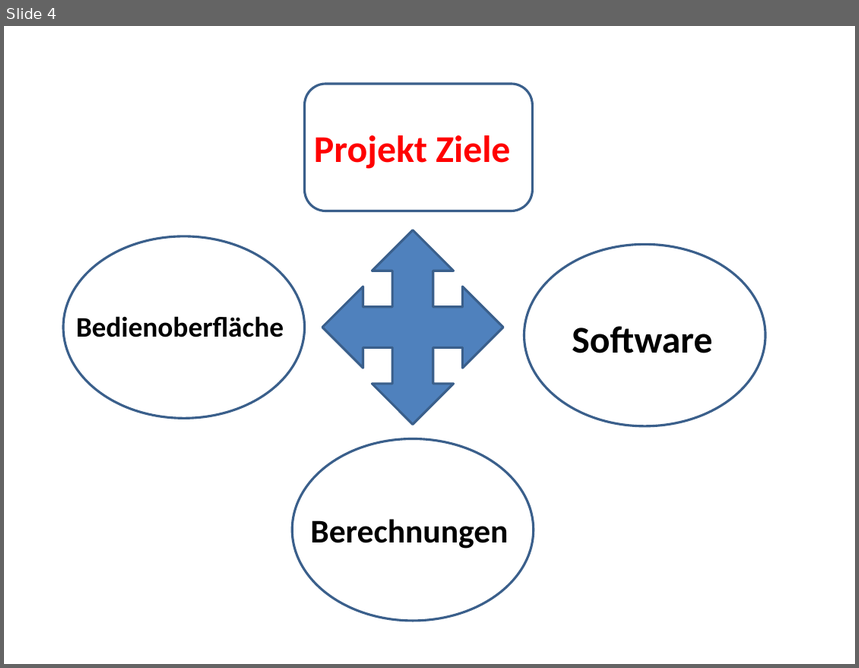
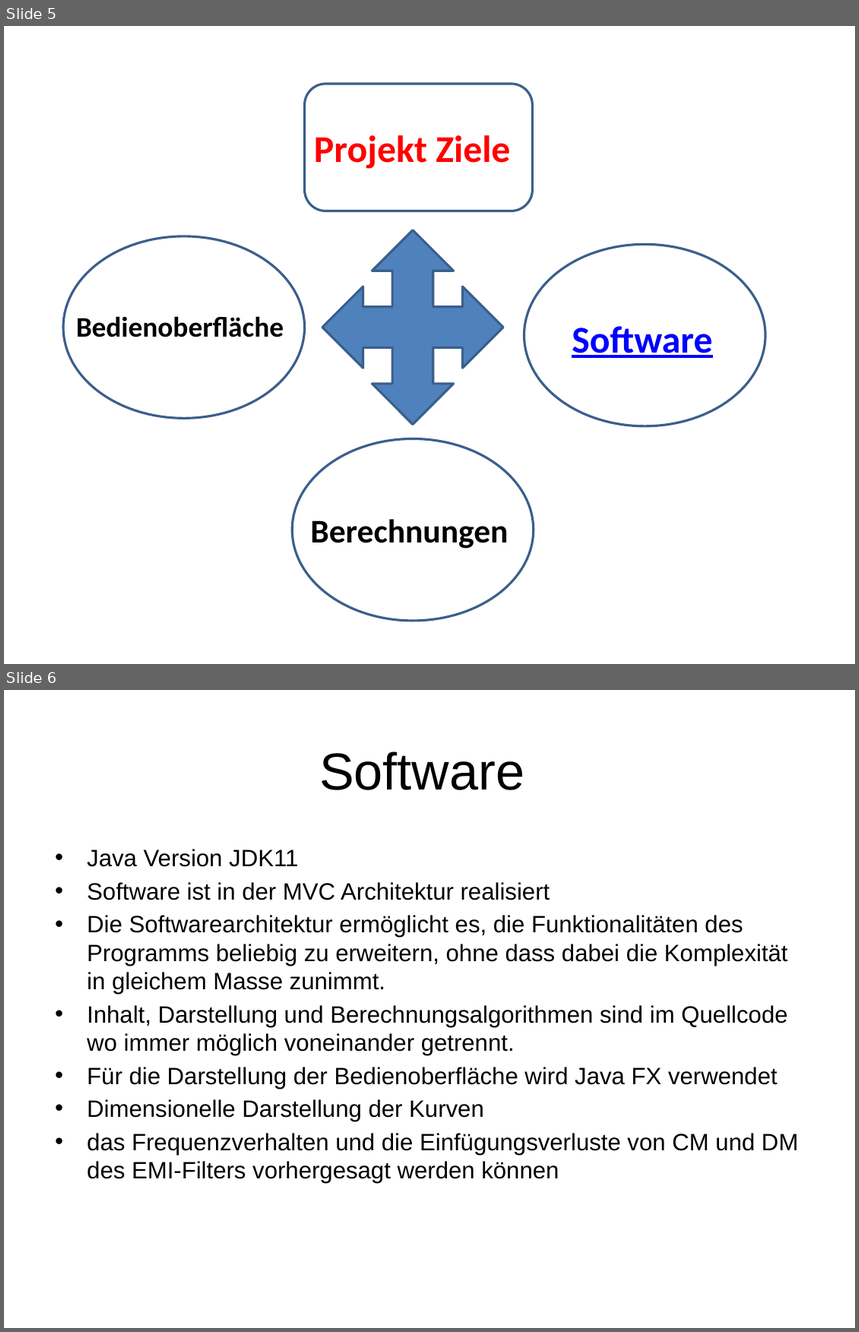
Before and after one commit to marinataborda/P2Organisation, a slide deck: ZwischenPresäntation.pptx. Shown one above the other, each under a label of ours: slide 4 before the commit, slides 5 and 6 after it. The pictures are 859x668 and 859x1332 pixels, drawn with LibreOffice and Linux fonts; fonts in the diff are those of the drawing. Boxes give left, top, right and bottom in pixels: in the first picture for what was removed or moved away, otherwise in the second. Text is boxed around its words. In the diff, an @@ line names an element or a change of style, - is before the commit and + after.

```diff
--- a/ZwischenPresäntation.pptx
+++ b/ZwischenPresäntation.pptx
@@ slide 6 added at <box>4,690,855,1328</box>, background #FFFFFF @@
@@ title added at <box>319,752,525,790</box>, 44 pt, text #000000 @@
+Software
@@ text added at <box>87,849,798,1183</box>, 20 pt, text #000000 @@
+• Java Version JDK11
+• Software ist in der MVC Architektur realisiert
+• Die Softwarearchitektur ermöglicht es, die Funktionalitäten des Programms beliebig zu erweitern, ohne dass dabei die Komplexität in gleichem Masse zunimmt.
+• Inhalt, Darstellung und Berechnungsalgorithmen sind im Quellcode wo immer möglich voneinander getrennt.
+• Für die Darstellung der Bedienoberfläche wird Java FX verwendet
+• Dimensionelle Darstellung der Kurven
+• das Frequenzverhalten und die Einfügungsverluste von CM und DM des EMI-Filters vorhergesagt werden können
@@ what was slide 4 is now slide 5 @@
@@ slide 5 changed as well @@
@@ text "Software" at <box>572,326,712,358</box>: text colour #000000 to #0000FF, underline on @@
```
Also in this commit, not shown: 2 other slides changed, 7 other slides added, 1 slide removed.
